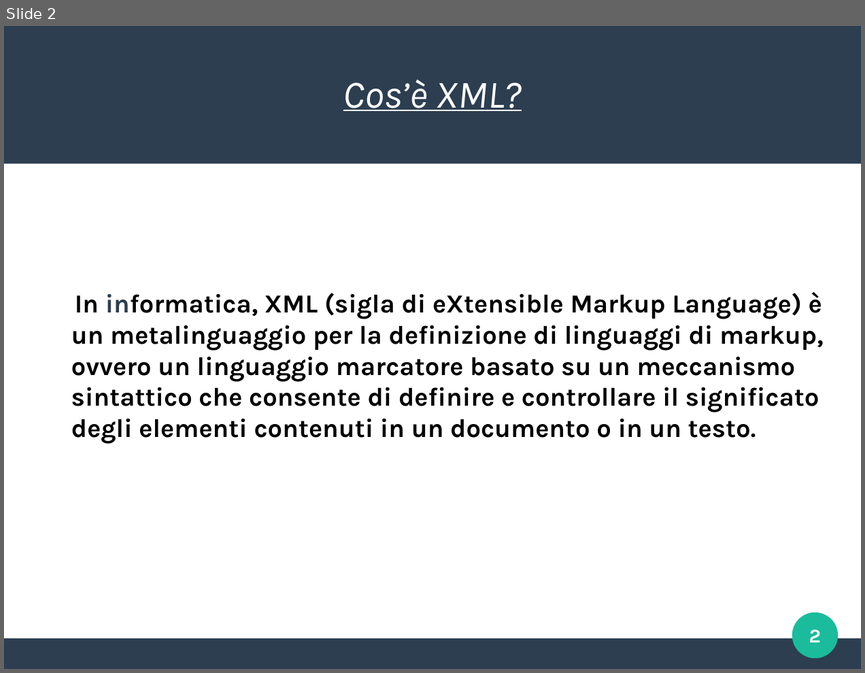
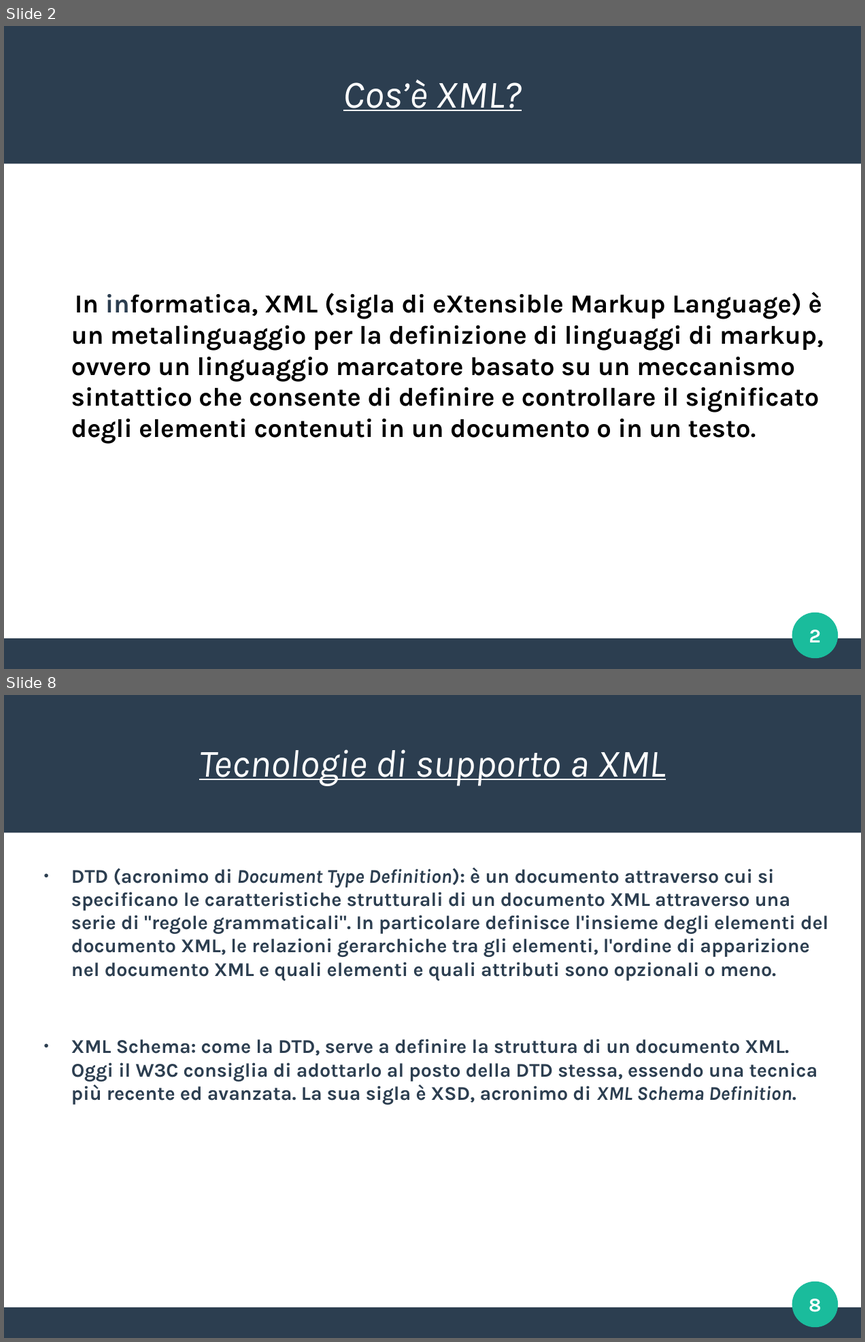
Before and after one commit to AlessandroVianello/school, a slide deck: XML presentazione.odp. Shown one above the other, each under a label of ours: slide 2 before the commit, slides 2 and 8 after it; the slides between them are not shown. The pictures are 865x673 and 865x1342 pixels, drawn with LibreOffice and Linux fonts; fonts in the diff are those of the drawing. Boxes give left, top, right and bottom in pixels: in the first picture for what was removed or moved away, otherwise in the second. Text is boxed around its words. In the diff, an @@ line names an element or a change of style, - is before the commit and + after.

```diff
--- a/XML presentazione.odp
+++ b/XML presentazione.odp
@@ slide 8 added at (4,695,861,1338), background #FFFFFF; not listed: 3 template elements that a slide beside it also shows @@
@@ title added at (199,749,666,786), 36 pt, text #FFFFFF, italic, underline @@
+Tecnologie di supporto a XML
@@ text added at (71,867,828,1104), 18 pt, text #2C3E50, bold @@
+● DTD (acronimo di Document Type Definition): è un documento attraverso cui si specificano le caratteristiche strutturali di un documento XML attraverso una serie di "regole grammaticali". In particolare definisce l'insieme degli elementi del documento XML, le relazioni gerarchiche tra gli elementi, l'ordine di apparizione nel documento XML e quali elementi e quali attributi sono opzionali o meno.
+● XML Schema: come la DTD, serve a definire la struttura di un documento XML. Oggi il W3C consiglia di adottarlo al posto della DTD stessa, essendo una tecnica più recente ed avanzata. La sua sigla è XSD, acronimo di XML Schema Definition.
@@ page number added at (808,1298,821,1312), 18 pt, text #FFFFFF, bold @@
+8
```
Also in this commit, not shown: 2 slides changed, 5 other slides added.
